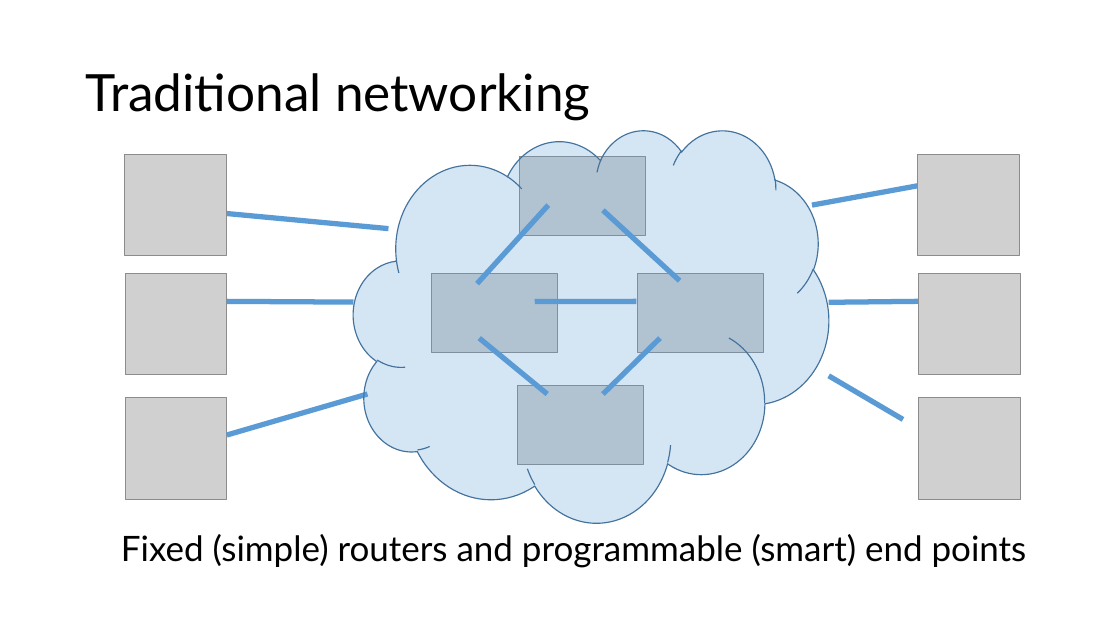
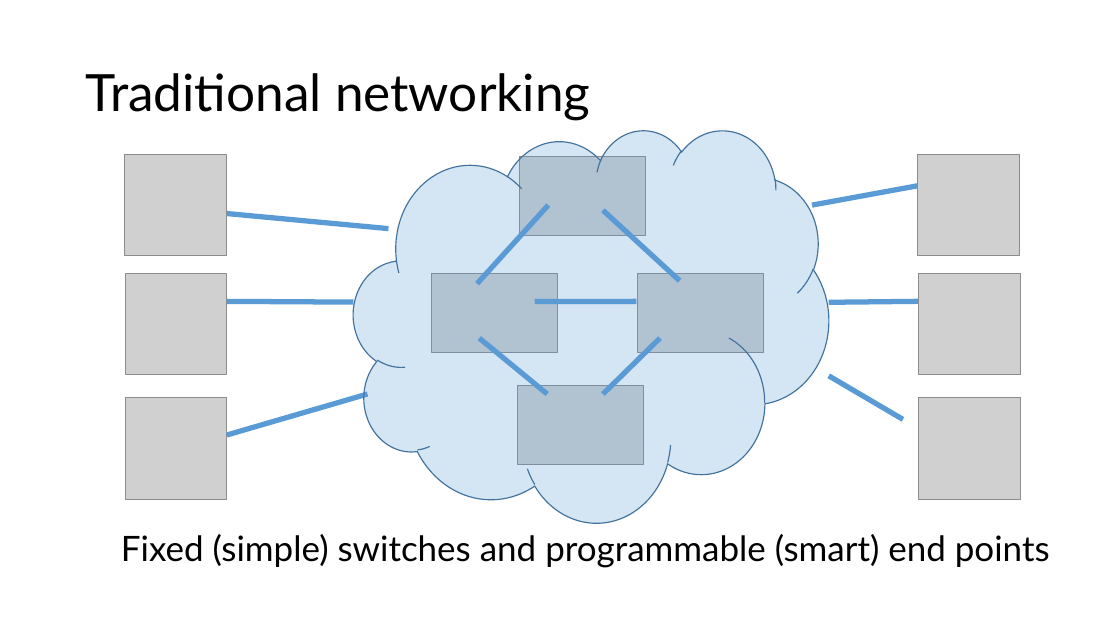
Before and after one commit to anirudhSK/pifo-domino-marple-ppts, a slide deck: slide 3 of combined_domino_pifo.pptx. Drawn at 1120x630 pixels with LibreOffice and Linux fonts; fonts in the diff are those of the drawing; grey boxes stand for pictures. Boxes give left, top, right and bottom in pixels: in the first picture for what was removed or moved away, otherwise in the second. Text is boxed around its words. In the diff, an @@ line names an element or a change of style, - is before the commit and + after.

Commit message:
Rename router to switch.
I think switch works better, router pipelines, shared-memory routers,
and router chips are all really confusing.

```diff
--- a/combined_domino_pifo.pptx
+++ b/combined_domino_pifo.pptx
@@ text at box(121, 534, 1050, 567): text changed @@
-Fixed (simple) routers and programmable (smart) end points
+Fixed (simple) switches and programmable (smart) end points
```
Also in this commit, not shown: 10 other slides changed.
